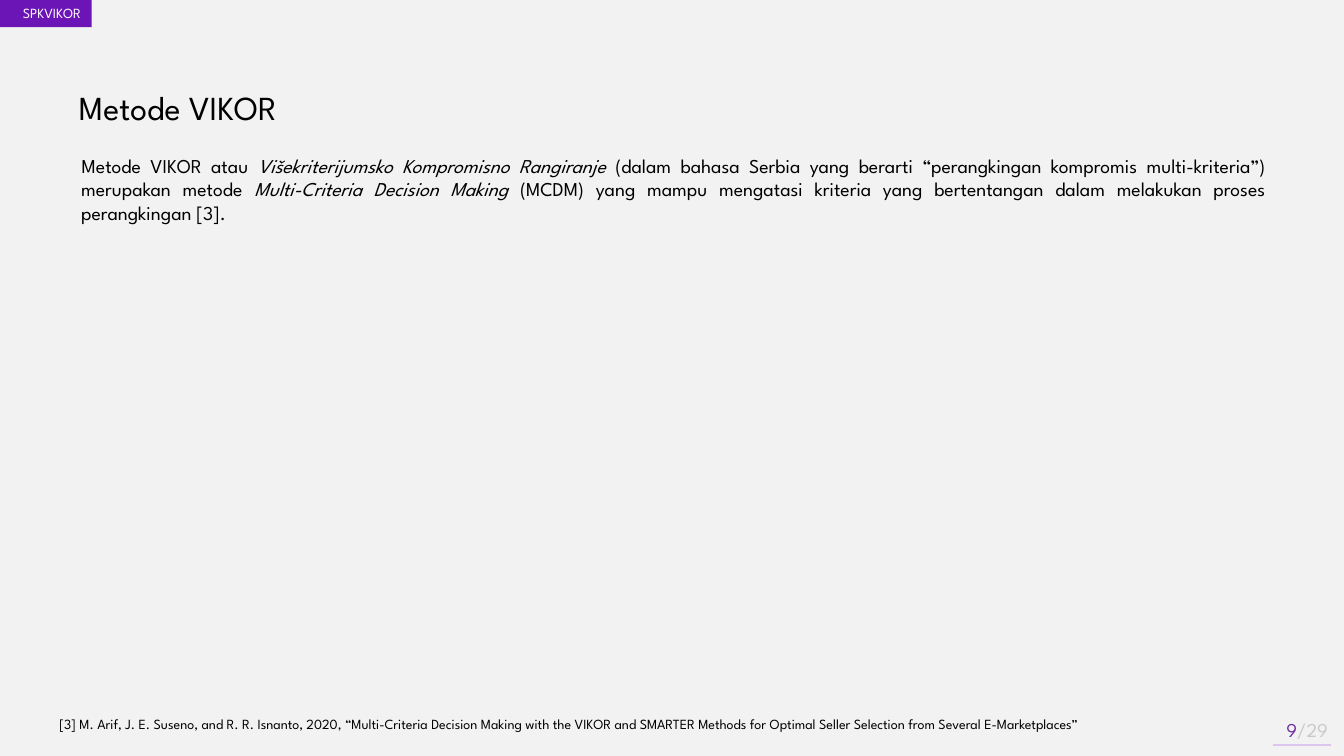
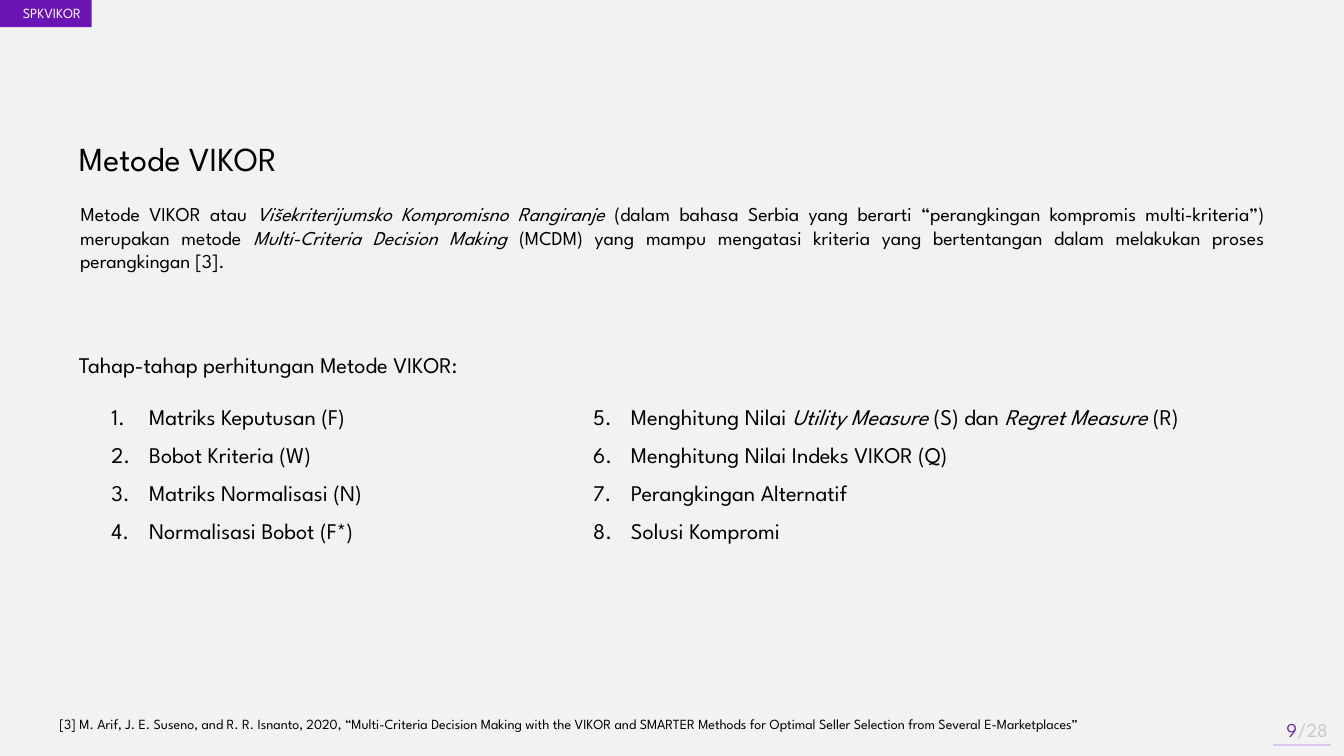
Before and after one commit to akhmadali7/TugasAkhir, a slide deck: slide 9 of PPT - TA - Akhmad Ali Sajidin - Sidang.pptx. Drawn at 1344x756 pixels with LibreOffice and Linux fonts; fonts in the diff are those of the drawing. Boxes give left, top, right and bottom in pixels: in the first picture for what was removed or moved away, otherwise in the second. Text is boxed around its words. In the diff, an @@ line names an element or a change of style, - is before the commit and + after.

```diff
--- a/PPT - TA - Akhmad Ali Sajidin - Sidang.pptx
+++ b/PPT - TA - Akhmad Ali Sajidin - Sidang.pptx
@@ text "Metode VIKOR": place and size @@
-text "Metode VIKOR" at <box>79,97,277,121</box>
+text "Metode VIKOR" at <box>79,148,277,172</box>
@@ text "Metode VIKOR atau Višekriterijumsko Kompromisno ...": place and size @@
-text "Metode VIKOR atau Višekriterijumsko Kompromisno ..." at <box>81,159,1266,225</box>
+text "Metode VIKOR atau Višekriterijumsko Kompromisno ..." at <box>80,207,1264,273</box>
@@ text added at <box>79,357,457,378</box>, 16 pt, text #000000 @@
+Tahap-tahap perhitungan Metode VIKOR:
@@ text added at <box>149,409,362,544</box>, 16 pt, text #000000 @@
+1. Matriks Keputusan (F)
+2. Bobot Kriteria (W)
+3. Matriks Normalisasi (N)
+4. Normalisasi Bobot (F*)
@@ text added at <box>631,409,1179,544</box>, 16 pt, text #000000 @@
+5. Menghitung Nilai Utility Measure (S) dan Regret Measure (R)
+6. Menghitung Nilai Indeks VIKOR (Q)
+7. Perangkingan Alternatif
+8. Solusi Kompromi
@@ page number at <box>1286,724,1327,737</box>: text changed @@
-9/29
+9/28
```
Also in this commit, not shown: 8 other slides changed, 19 other files.
